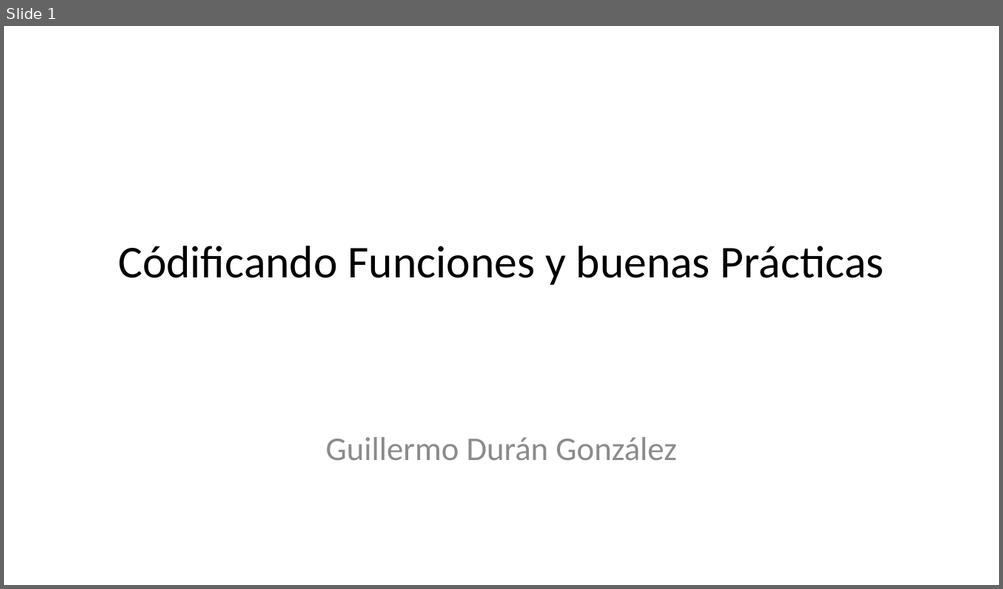
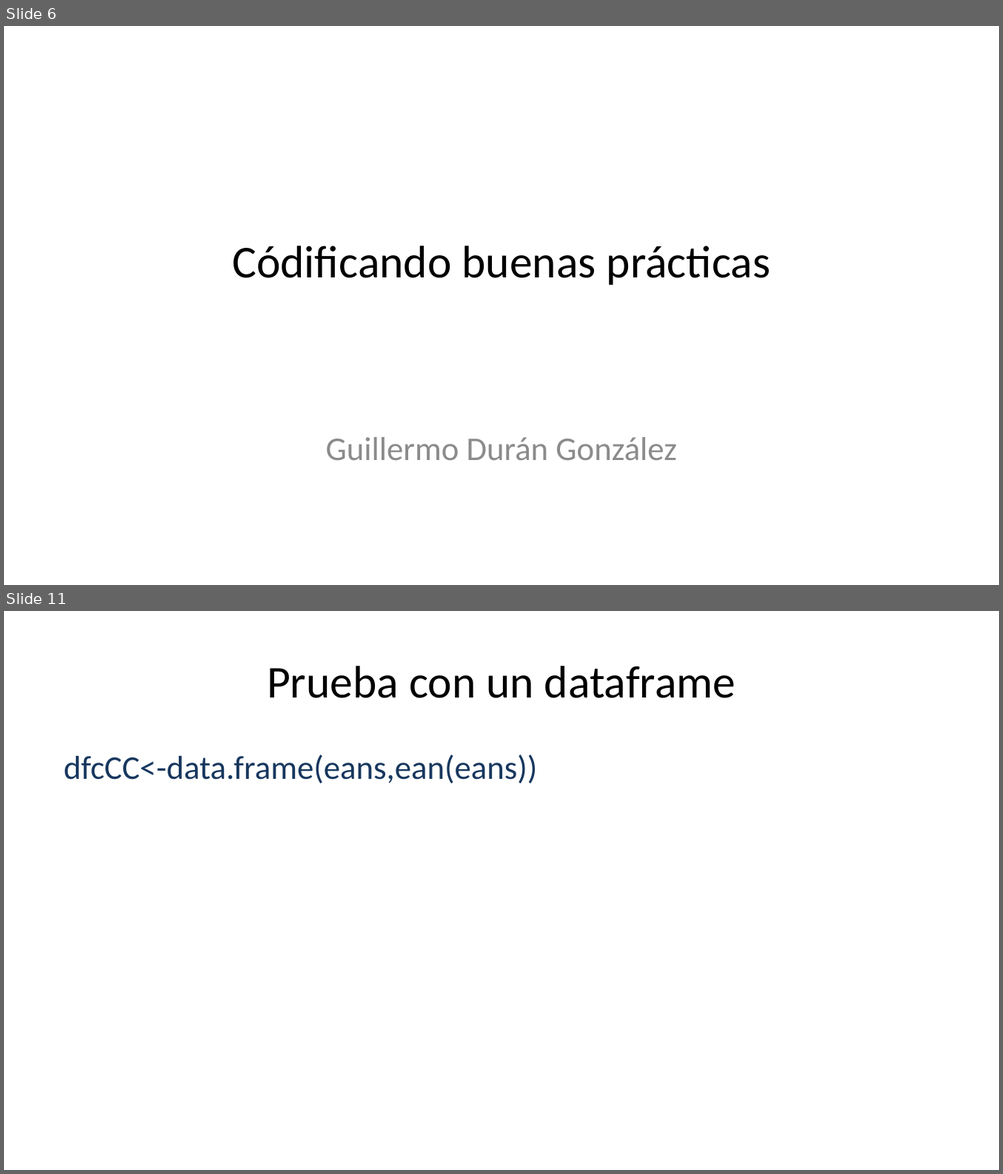
Before and after one commit to gdurang/Semana-4, a slide deck: Funcion_EAN/Presentación.pptx. Shown one above the other, each under a label of ours: slide 1 before the commit, slides 6 and 11 after it; the slides between them are not shown. The pictures are 1003x589 and 1003x1174 pixels, drawn with LibreOffice and Linux fonts; fonts in the diff are those of the drawing. Boxes give left, top, right and bottom in pixels: in the first picture for what was removed or moved away, otherwise in the second. Text is boxed around its words. In the diff, an @@ line names an element or a change of style, - is before the commit and + after.

```diff
--- a/Funcion_EAN/Presentación.pptx
+++ b/Funcion_EAN/Presentación.pptx
@@ slide 11 added at [4,611,999,1170], background #FFFFFF @@
@@ title added at [267,666,735,698], 33 pt, text #000000 @@
+Prueba con un dataframe
@@ text added at [64,755,538,783], 24 pt, text #17375E @@
+dfcCC<-data.frame(eans,ean(eans))
@@ what was slide 1 is now slide 6 @@
@@ slide 6 changed as well @@
@@ title at [232,246,770,285]: text changed @@
-Códificando Funciones y buenas Prácticas
+Códificando buenas prácticas
```
Also in this commit, not shown: 3 other slides changed, 6 other slides added, 1 slide removed, 2 other files.
